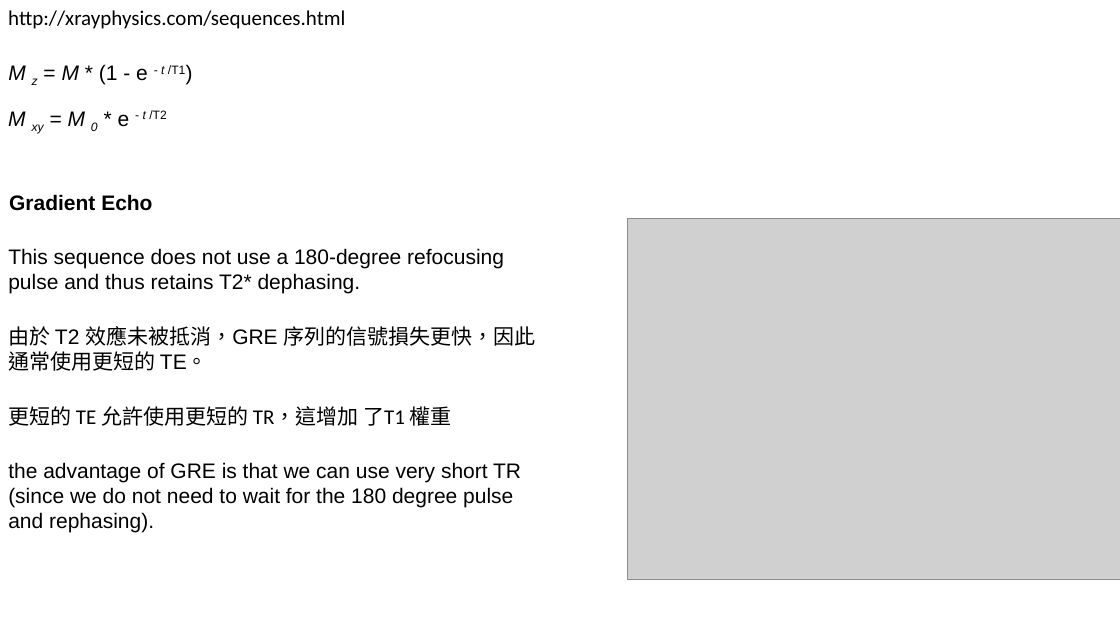
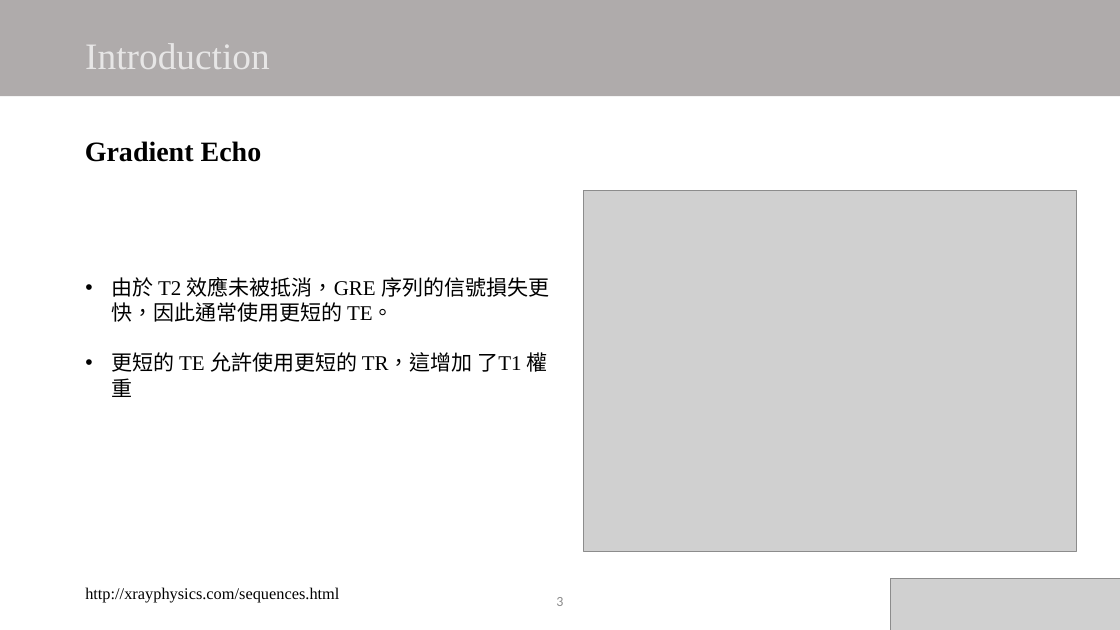
Before and after one commit to DanielHo-BS/MRI, a slide deck: slide 4 of FLASH_HW2/HW2.pptx. Drawn at 1120x630 pixels with LibreOffice and Linux fonts; fonts in the diff are those of the drawing; grey boxes stand for pictures. Boxes give left, top, right and bottom in pixels: in the first picture for what was removed or moved away, otherwise in the second. Text is boxed around its words. In the diff, an @@ line names an element or a change of style, - is before the commit and + after.

```diff
--- a/FLASH_HW2/HW2.pptx
+++ b/FLASH_HW2/HW2.pptx
@@ rectangle added at [0,0,1120,97], fill #AFABAB @@
@@ text added at [85,43,269,69], 32 pt, text #E7E6E6 @@
+Introduction
@@ text removed at [8,64,186,85] @@
-M z = M * (1 - e - t /T1)
@@ text removed at [8,110,167,134] @@
-M xy = M 0 * e - t /T2
@@ text "Gradient Echo": place and size @@
-text "Gradient Echo" at [9,194,152,211]
+text "Gradient Echo" at [85,141,262,162]
@@ text "Gradient Echo" at [85,141,262,162]: size 18 to 24 pt, font Arial to Times New Roman @@
@@ picture: place and size @@
-picture at [628,218,1120,579]
+picture at [583,191,1076,551]
@@ text removed at [8,248,504,294] @@
-This sequence does not use a 180-degree refocusing pulse and thus retains T2* dephasing.
@@ text "由於 T2 效應未被抵消，GRE 序列的信號損失更快，因此通常使用更短的 TE。": place and size @@
-text "由於 T2 效應未被抵消，GRE 序列的信號損失更快，因此通常使用更短的 TE。" at [8,326,536,371]
+text "由於 T2 效應未被抵消，GRE 序列的信號損失更快，因此通常使用更短的 TE。" at [112,277,549,397]
@@ text at [112,277,549,322]: font Arial to Times New Roman in "由於 T2 效應未被抵消，GRE 序列的信號損失更快，因此通常使用更短的 TE。"; bullet none to • @@
@@ text at [112,352,548,397]: paragraph added @@
+• 更短的 TE 允許使用更短的 TR，這增加 了T1 權重
@@ text removed at [8,406,452,426] @@
-更短的 TE 允許使用更短的 TR，這增加 了T1 權重
@@ text removed at [8,462,521,533] @@
-the advantage of GRE is that we can use very short TR (since we do not need to wait for the 180 degree pulse and rephasing).
@@ text "http://xrayphysics.com/sequences.html": place and size @@
-text "http://xrayphysics.com/sequences.html" at [8,10,345,29]
+text "http://xrayphysics.com/sequences.html" at [85,587,339,603]
@@ text "http://xrayphysics.com/sequences.html" at [85,587,339,603]: size 18 to 14 pt, font Calibri to Times New Roman @@
@@ page number added at [556,597,563,606], 12 pt, text #8C8C8C @@
+3
@@ picture added at [891,579,1120,630] @@
```
Also in this commit, not shown: 2 other slides changed, 23 slides added, 7 slides removed, 6 other files.
